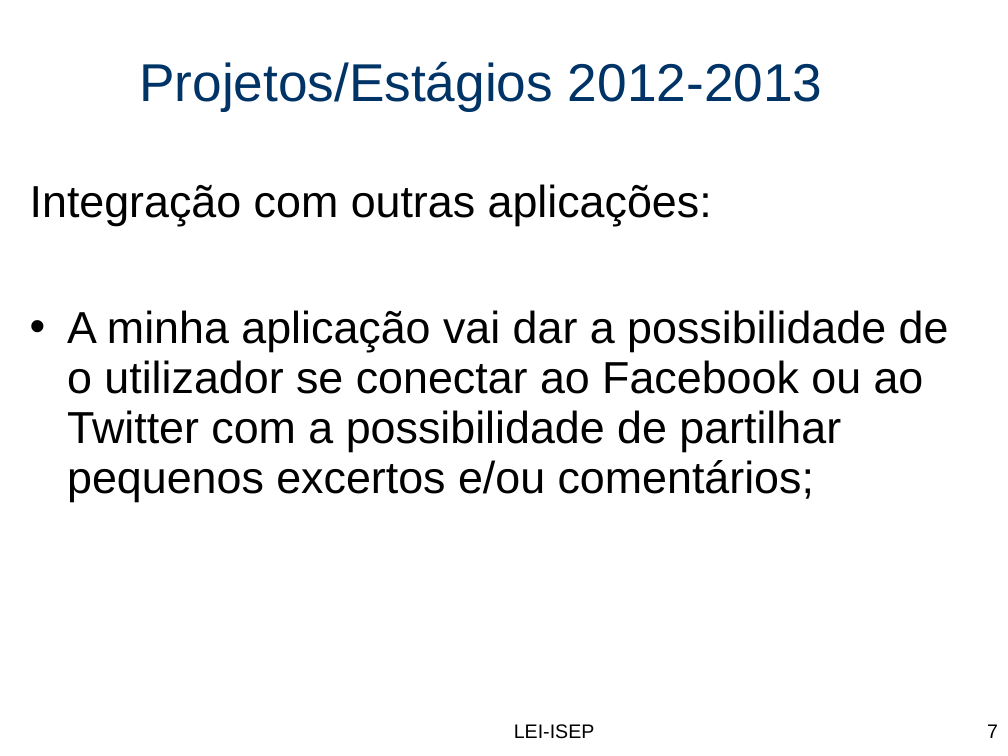
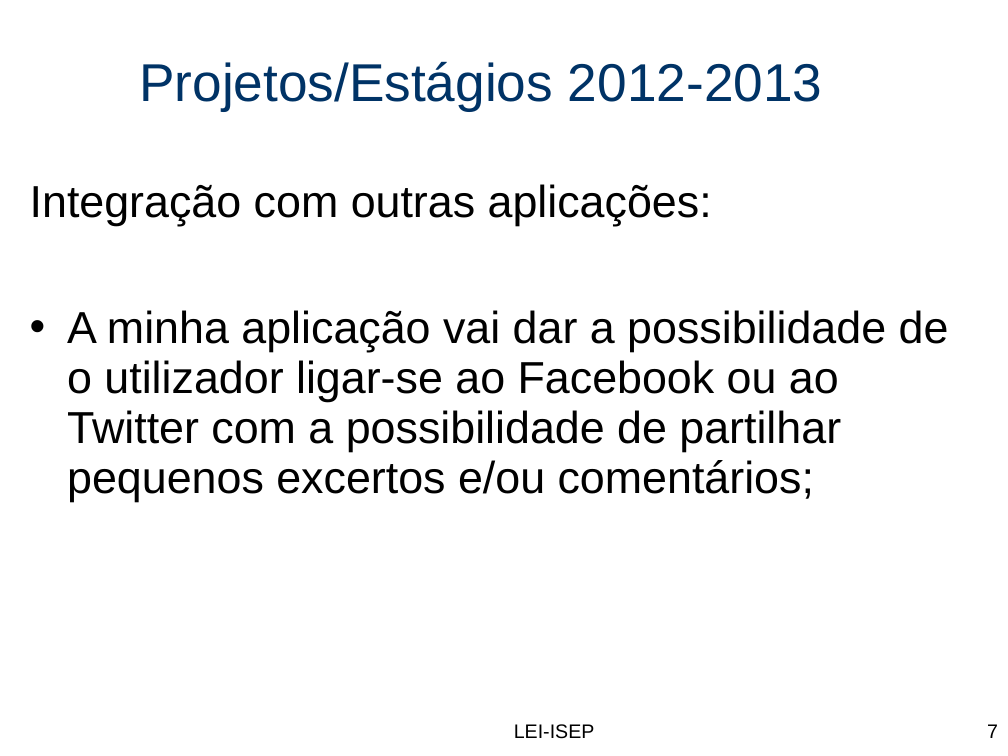
Before and after one commit to ctmartinez1992/RightsManagement, a slide deck: slide 7 of Progresso/PESTI_Ponto_Situação.ppt. Drawn at 1008x756 pixels with LibreOffice and Linux fonts; fonts in the diff are those of the drawing; background and template pictures are left out. Boxes give left, top, right and bottom in pixels: in the first picture for what was removed or moved away, otherwise in the second. Text is boxed around its words. In the diff, an @@ line names an element or a change of style, - is before the commit and + after.

```diff
--- a/Progresso/PESTI_Ponto_Situação.ppt
+++ b/Progresso/PESTI_Ponto_Situação.ppt
@@ text at box(67, 310, 949, 502): text changed @@
-• A minha aplicação vai dar a possibilidade de o utilizador se conectar ao Facebook ou ao Twitter com a possibilidade de partilhar pequenos excertos e/ou comentários;
+• A minha aplicação vai dar a possibilidade de o utilizador ligar-se ao Facebook ou ao Twitter com a possibilidade de partilhar pequenos excertos e/ou comentários;
```
Also in this commit, not shown: 7 other slides changed, 54 other files.
